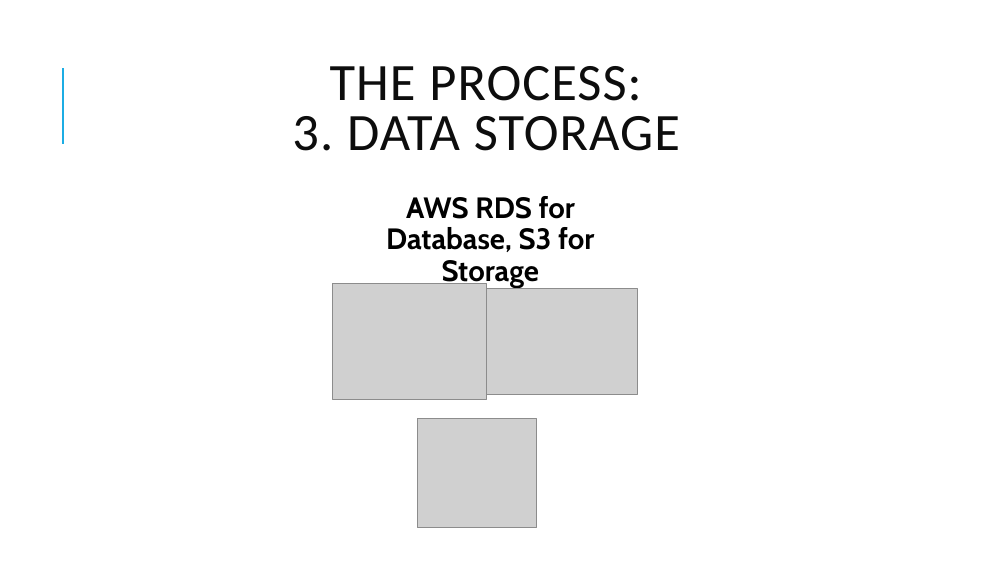
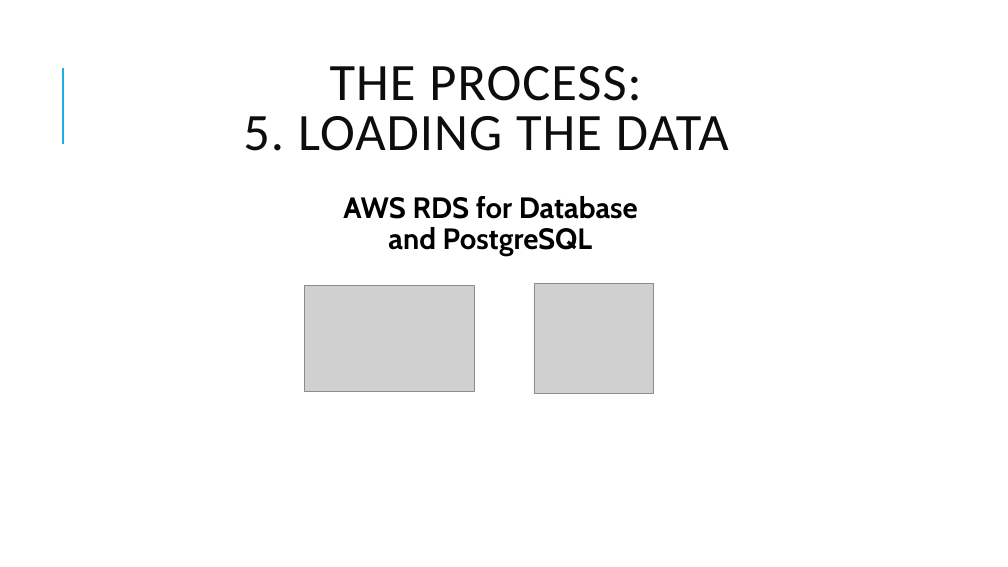
Before and after one commit to sigkarmoil/Clinical_Trial_Machine_Learning, a slide deck: slide 9 of Resources/Clinical Trial.pptx (slide 7 before the commit). Drawn at 1008x567 pixels with LibreOffice and Linux fonts; fonts in the diff are those of the drawing; grey boxes stand for pictures. Boxes give left, top, right and bottom in pixels: in the first picture for what was removed or moved away, otherwise in the second. Text is boxed around its words. In the diff, an @@ line names an element or a change of style, - is before the commit and + after.

```diff
--- a/Resources/Clinical Trial.pptx
+++ b/Resources/Clinical Trial.pptx
@@ title at [243, 66, 729, 151]: text changed @@
-THE PROCESS:
-3. DATA STORAGE
+THE PROCESS:
+5. LOADING THE DATA
@@ text at [343, 196, 638, 257]: text changed @@
-  AWS RDS for Database, S3 for Storage
+  AWS RDS for Database and PostgreSQL
@@ picture: place and size @@
-picture at [468, 289, 637, 394]
+picture at [305, 286, 474, 391]
@@ picture removed at [332, 284, 486, 399] @@
@@ picture: place and size @@
-picture at [417, 418, 537, 528]
+picture at [534, 284, 653, 393]
```
Also in this commit, not shown: 4 other slides changed, 4 slides added, 3 slides removed.
